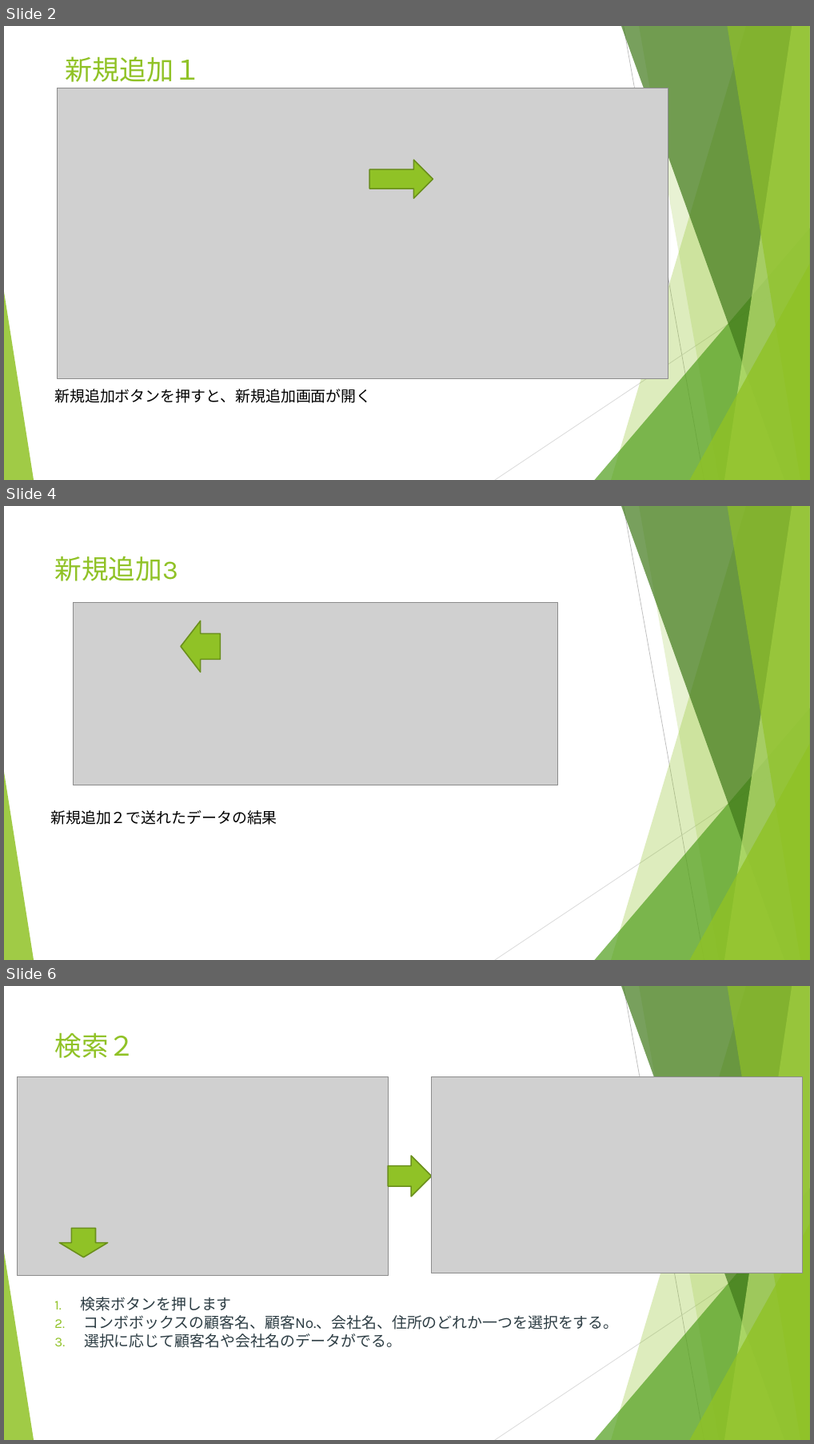
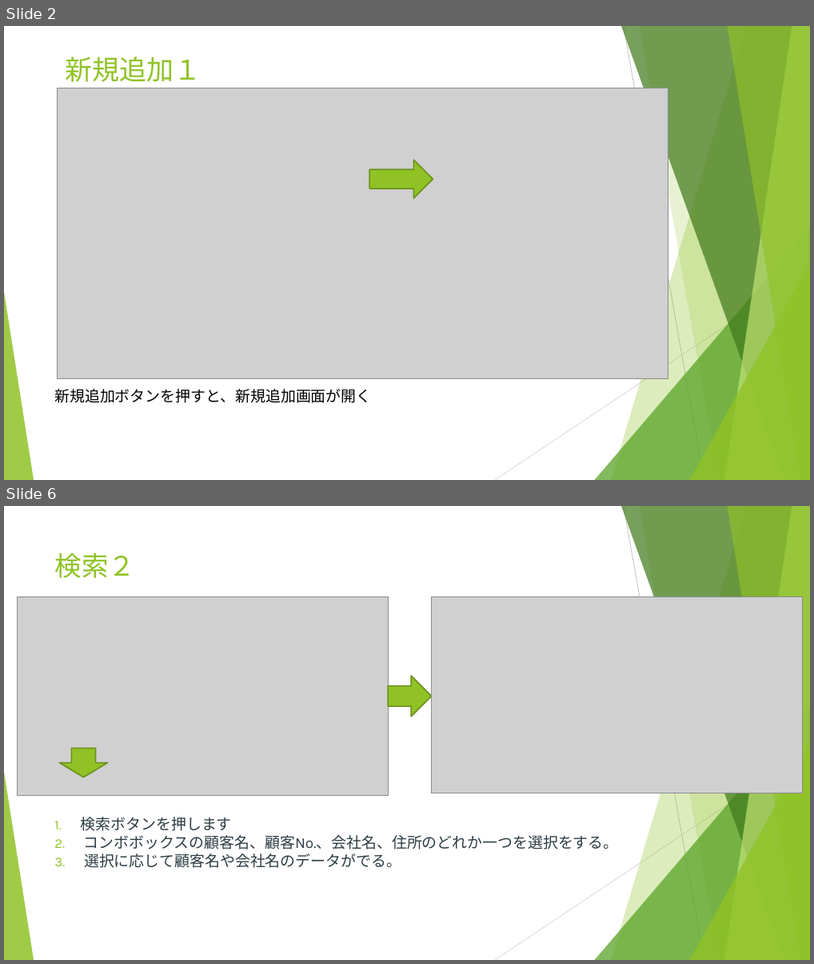
Before and after one commit to kouki1311/VBAcustomer, a slide deck: 顧客管理マニュアル.pptx. Shown one above the other, each under a label of ours: slides 2, 4 and 6 before the commit, slides 2 and 6 after it; the slides between them are not shown. The pictures are 814x1444 and 814x964 pixels, drawn with LibreOffice and Linux fonts; fonts in the diff are those of the drawing; grey boxes stand for pictures. Boxes give left, top, right and bottom in pixels: in the first picture for what was removed or moved away, otherwise in the second. Text is boxed around its words. In the diff, an @@ line names an element or a change of style, - is before the commit and + after.

```diff
--- a/顧客管理マニュアル.pptx
+++ b/顧客管理マニュアル.pptx
@@ slide 4 removed at <box>4,506,810,960</box>, background #FFFFFF; not listed: 10 template elements that a slide beside it also shows @@
@@ title removed at <box>55,556,178,581</box> @@
-新規追加3
@@ picture removed at <box>73,602,558,785</box> @@
@@ left arrow removed at <box>181,621,220,672</box> @@
@@ text removed at <box>50,810,277,824</box> @@
-新規追加２で送れたデータの結果
```
Also in this commit, not shown: 2 slides changed, 1 slide added, 1 other file.
